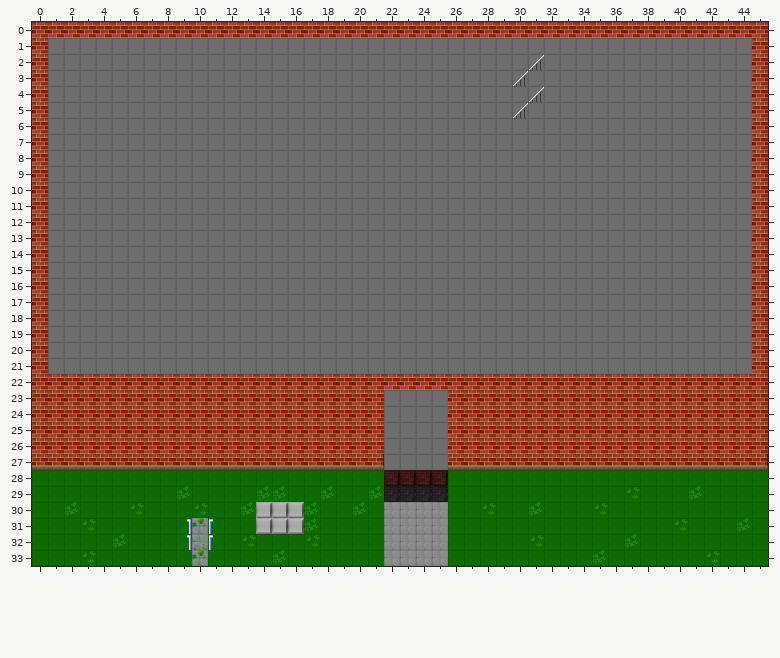
Tiled map (JSON) -- map/map.json. Above, as it was before the edit.
Cells are 32x32 px. Shown: x 0..45, y 0..33. Not drawn, because the pictures are missing: unchanged layer "collides".
New version:
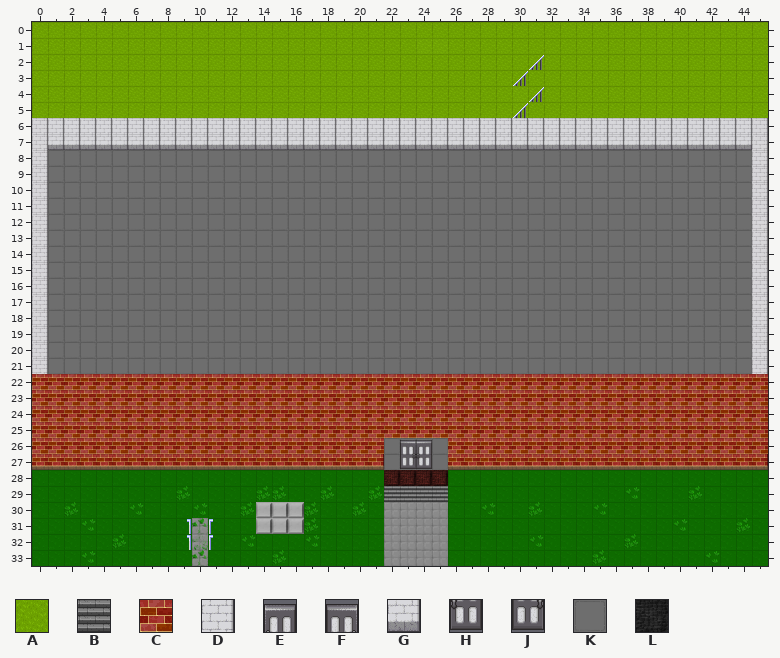
Key: from "bytewerk": A 1, B 649, C 751, D 782, E 787, F 787 flipped left-right, G 797, H 802, J 802 flipped left-right; from "floortileset": K 31, L 37.
_ is an empty cell, # one hidden under a higher layer, . an unchanged one.
Commit message: Deploying to gh-pages from master @ 1154cbf1ae71ed1f53b2ea6b0d7a25a01ab4e1d9 🚀
Change:
--- layer "bottom"
@@ x 0..45 @@
- 0 ##############################################
- 1 #KKKKKKKKKKKKKKKKKKKKKKKKKKKKKKKKKKKKKKKKKKKK#
- 2 #KKKKKKKKKKKKKKKKKKKKKKKKKKKKKKKKKKKKKKKKKKKK#
- 3 #KKKKKKKKKKKKKKKKKKKKKKKKKKKKKKKKKKKKKKKKKKKK#
- 4 #KKKKKKKKKKKKKKKKKKKKKKKKKKKKKKKKKKKKKKKKKKKK#
- 5 #KKKKKKKKKKKKKKKKKKKKKKKKKKKKKKKKKKKKKKKKKKKK#
+ 0 AAAAAAAAAAAAAAAAAAAAAAAAAAAAAAAAAAAAAAAAAAAAAA
+ 1 AAAAAAAAAAAAAAAAAAAAAAAAAAAAAAAAAAAAAAAAAAAAAA
+ 2 AAAAAAAAAAAAAAAAAAAAAAAAAAAAAAAAAAAAAAAAAAAAAA
+ 3 AAAAAAAAAAAAAAAAAAAAAAAAAAAAAAAAAAAAAAAAAAAAAA
+ 4 AAAAAAAAAAAAAAAAAAAAAAAAAAAAAAAAAAAAAAAAAAAAAA
+ 5 AAAAAAAAAAAAAAAAAAAAAAAAAAAAAAAAAAAAAAAAAAAAAA
@@ x 22..25 @@
-29 LLLL
+29 BBBB
--- layer "bottomWall"
@@ x 0..45 @@
- 0 CCCCCCCCCCCCCCCCCCCCCCCCCCCCCCCCCCCCCCCCCCCCCC
- 1 C............................................C
- 2 C............................................C
- 3 C............................................C
- 4 C............................................C
- 5 C............................................C
+ 0 ______________________________________________
+ 1 _............................................_
+ 2 _............................................_
+ 3 _............................................_
+ 4 _............................................_
+ 5 _............................................_
@@ x 1..44 @@
- 7 ____________________________________________
+ 7 GGGGGGGGGGGGGGGGGGGGGGGGGGGGGGGGGGGGGGGGGGGG
--- layer "topWall"
@@ x 0..45 @@
- 6 ______________________________________________
- 7 _............................................_
- 8 _............................................_
- 9 _............................................_
-10 _............................................_
-11 _............................................_
-12 _............................................_
-13 _............................................_
-14 _............................................_
-15 _............................................_
-16 _............................................_
-17 _............................................_
-18 _............................................_
-19 _............................................_
-20 _............................................_
-21 _............................................_
+ 6 DDDDDDDDDDDDDDDDDDDDDDDDDDDDDDDDDDDDDDDDDDDDDD
+ 7 D............................................D
+ 8 D............................................D
+ 9 D............................................D
+10 D............................................D
+11 D............................................D
+12 D............................................D
+13 D............................................D
+14 D............................................D
+15 D............................................D
+16 D............................................D
+17 D............................................D
+18 D............................................D
+19 D............................................D
+20 D............................................D
+21 D............................................D
@@ x 22..25 @@
-23 ____
-24 ____
-25 ____
+23 CCCC
+24 CCCC
+25 CCCC
--- layer "top"
@@ x 23..24 @@
-26 __
-27 __
+26 FE
+27 JH
Pixel boxes of the changes (left, top, right, bottom) in both pictures:
changed: (32, 22, 768, 374)
added: (384, 390, 448, 469)
changed: (384, 486, 448, 502)
